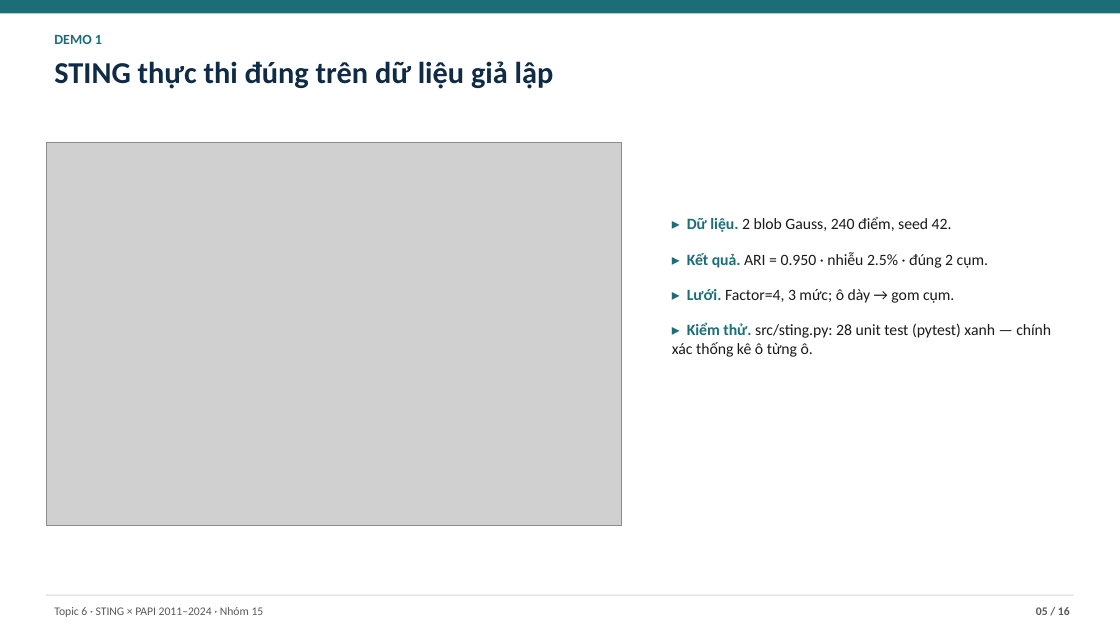
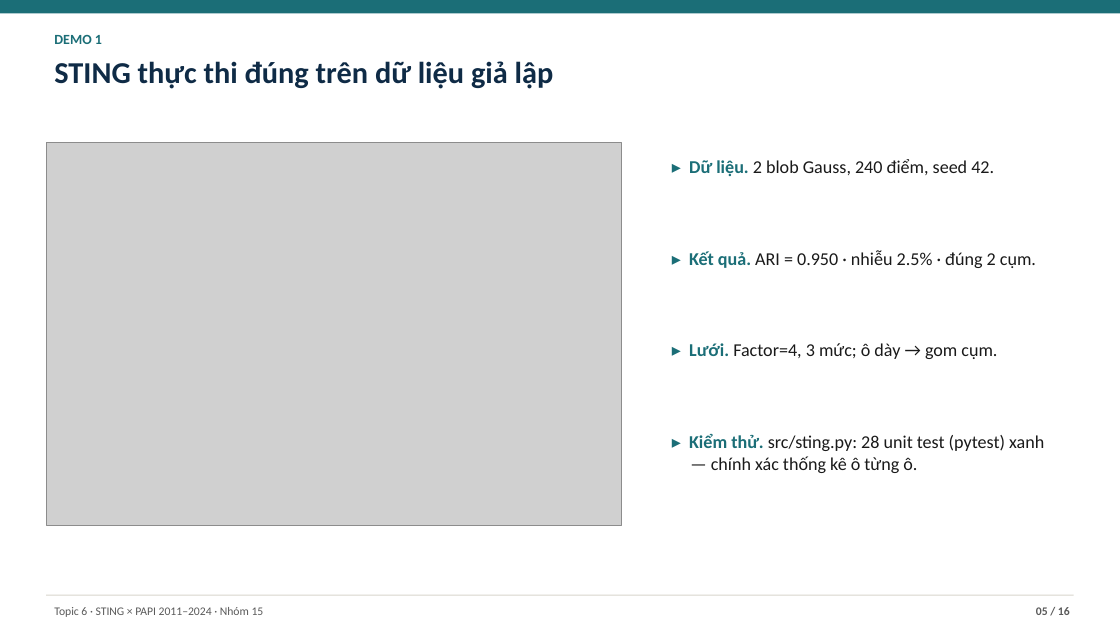
Before and after one commit to JasonTM17/Grid_Based_Sociology, a slide deck: slide 5 of slides/final.pptx. Drawn at 1120x630 pixels with LibreOffice and Linux fonts; fonts in the diff are those of the drawing; grey boxes stand for pictures. Boxes give left, top, right and bottom in pixels: in the first picture for what was removed or moved away, otherwise in the second. Text is boxed around its words. In the diff, an @@ line names an element or a change of style, - is before the commit and + after.

```diff
--- a/slides/final.pptx
+++ b/slides/final.pptx
@@ text "▸ Dữ liệu. 2 blob ...": place and size @@
-text "▸ Dữ liệu. 2 blob ..." at (672, 217, 1051, 357)
+text "▸ Dữ liệu. 2 blob ..." at (689, 159, 1044, 473)
@@ text "▸ Dữ liệu. 2 blob ..." at (689, 159, 1044, 473): size 13.5 to 15.5 pt; indent changed; more space between paragraphs @@
```
Also in this commit, not shown: 12 other slides changed, 2 other files.
